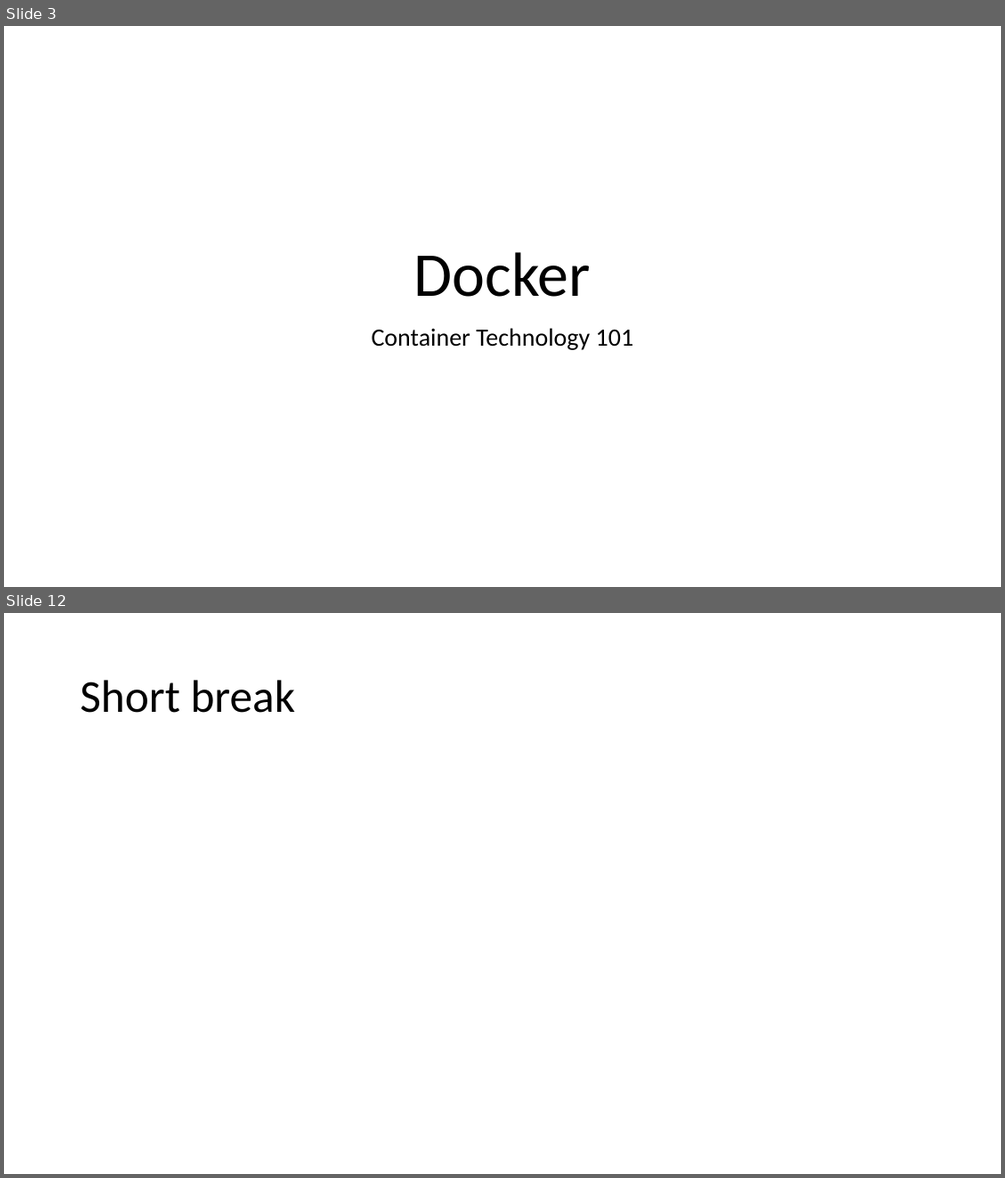
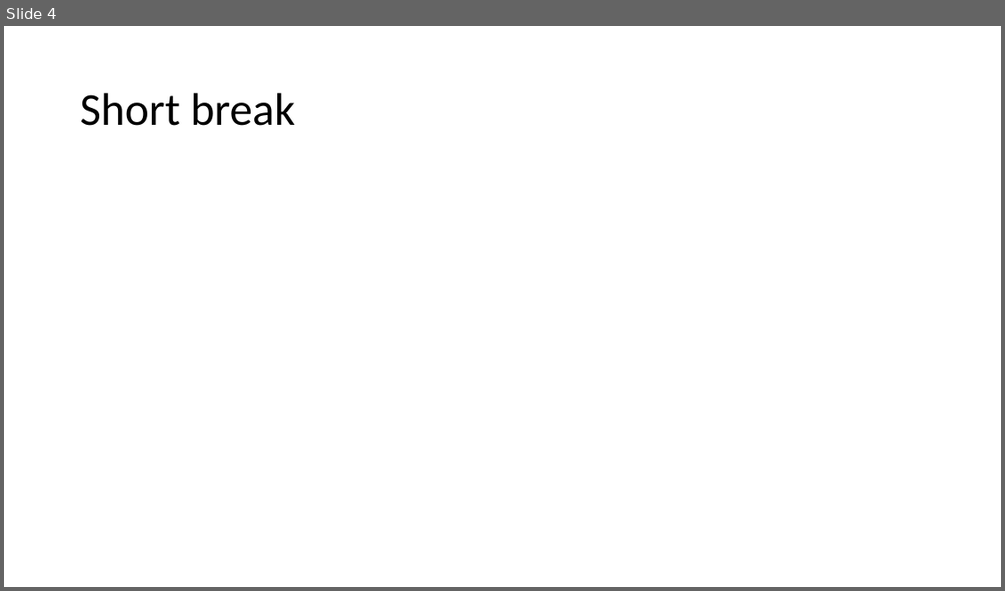
Before and after one commit to fortedigital/cg-kafka, a slide deck: workshop2/Kafka - 102.pptx. Shown one above the other, each under a label of ours: slides 3 and 12 before the commit, slide 4 after it; the slides between them are not shown. The pictures are 1005x1178 and 1005x591 pixels, drawn with LibreOffice and Linux fonts; fonts in the diff are those of the drawing. Boxes give left, top, right and bottom in pixels: in the first picture for what was removed or moved away, otherwise in the second. Text is boxed around its words. In the diff, an @@ line names an element or a change of style, - is before the commit and + after.

```diff
--- a/workshop2/Kafka - 102.pptx
+++ b/workshop2/Kafka - 102.pptx
@@ slide 3 removed at (x1=4, y1=26, x2=1001, y2=587), background #FFFFFF @@
@@ title removed at (x1=414, y1=252, x2=591, y2=297) @@
-Docker
@@ subtitle removed at (x1=372, y1=328, x2=634, y2=350) @@
-Container Technology 101
@@ what was slide 12 is now slide 4 @@
```
Also in this commit, not shown: 3 slides changed, 3 slides added, 42 other slides removed, 11 other files.
